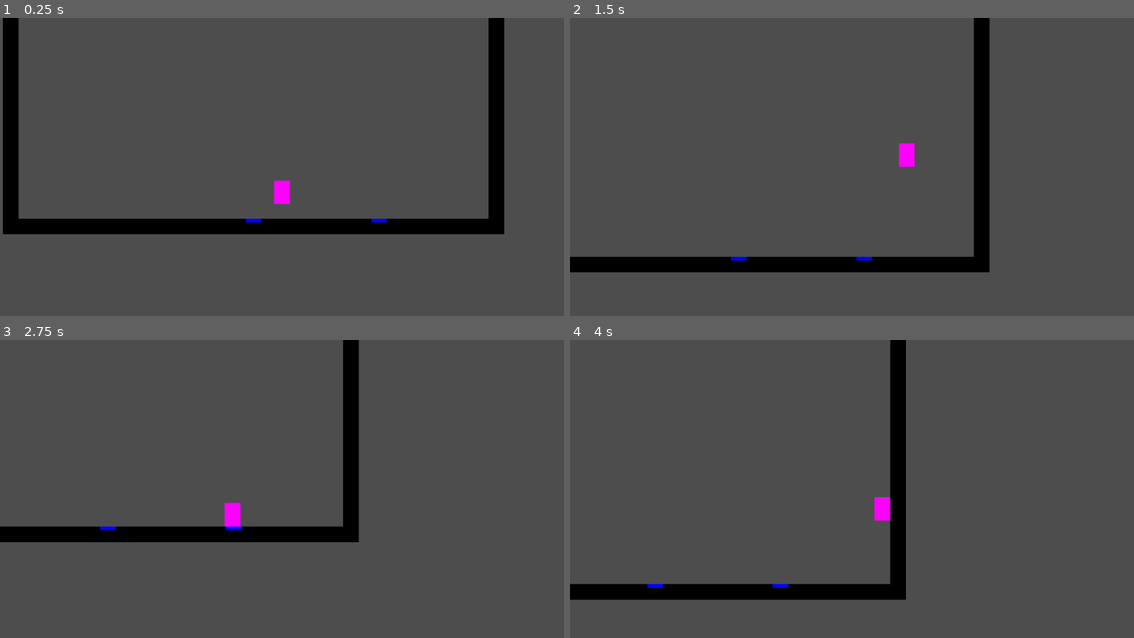
Above: before the commit, frames 1-4 (two rows, left to right).
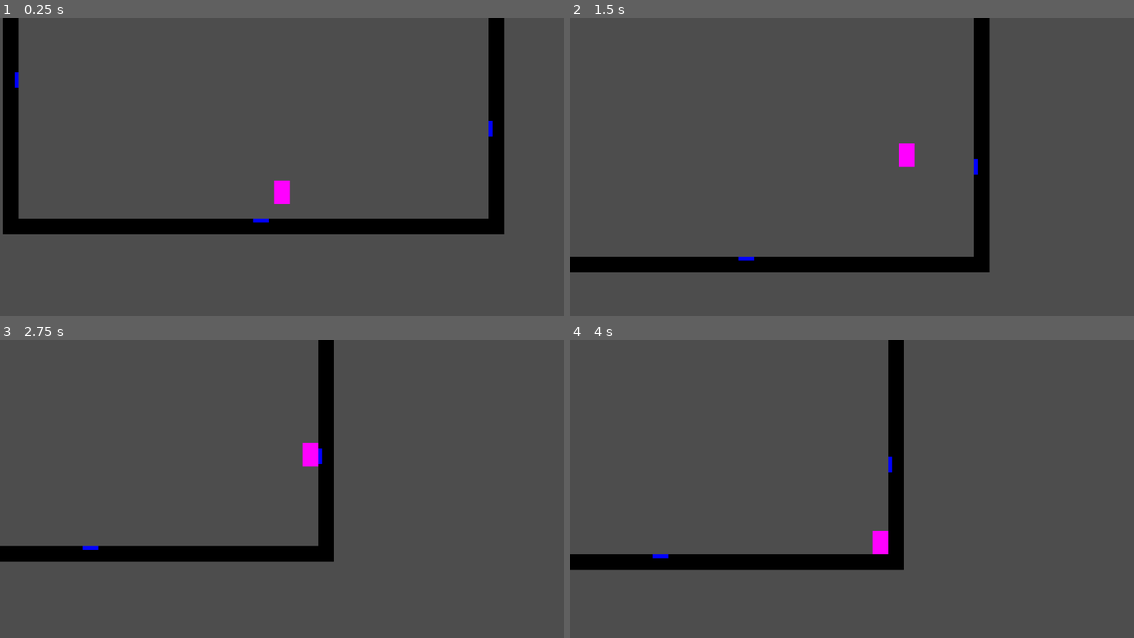
Above: after the commit, the same moments.

Repository: EdwardStanford7/MistbornGame
Game: Godot game, scene res://Levels/test_level.tscn
The game is run twice, just before and just after one commit, with the same random seed, the same clock (stepped at 60 frames per second) and the same inputs.
Inputs (mouse positions are in pixels of both pictures, inside the frame that each line leads up to):
- Up to frame 1 (0.25 s): no input
- Up to frame 2 (1.5 s): move the mouse to (976, 161) at 0.52 s; hold Shift (pull) 0.53-1.28 s; hold D (right) from 0.53 s (still down); tap Space (jump) at 0.77 s; tap Ctrl (push) at 0.8, 1.35 s; move the mouse to (739, 190) at 1.27 s
- Up to frame 3 (2.75 s): tap Space (jump) at 1.52 s; tap Shift (pull) at 1.55 s; move the mouse to (338, 429) at 2.02 s; release D (right) at 2.03 s; hold A (left) from 2.03 s (still down); hold Shift (pull) from 2.03 s (still down); tap Ctrl (push) at 2.3 s
- Up to frame 4 (4 s): move the mouse to (823, 560) at 2.77 s; release A (left) at 2.78 s; release Shift (pull) at 2.78 s; hold D (right) from 2.78 s (still down); tap Ctrl (push) at 2.85, 3.8 s; tap Space (jump) at 3.02, 3.77 s; tap Shift (pull) at 3.05 s; move the mouse to (1021, 545) at 3.52 s; hold Shift (pull) from 3.53 s (still down)

The runs differ from the first frame. In frame 1, 0.2% of the frame differs, in the area x 2-88%, y 18-69%; in frame 2, 0.1%; in frame 3, 10%, in the area x 0-64%, y 0-75%; in frame 4, 7.3%.

Commit message:
pulling and pushing kinda works

Diff:
--- a/Levels/test_level.tscn
+++ b/Levels/test_level.tscn
@@ -17,6 +17,12 @@
 [node name="Floor" parent="." instance=ExtResource("3_0ebi8")]
 position = Vector2(-256, 0)
 
+[node name="Floor3" parent="." instance=ExtResource("3_0ebi8")]
+position = Vector2(-256, -544)
+
+[node name="Floor4" parent="." instance=ExtResource("3_0ebi8")]
+position = Vector2(256, -544)
+
 [node name="Wall" parent="." instance=ExtResource("4_dx8b0")]
 position = Vector2(-496, -272)
 
@@ -27,7 +33,15 @@
 position = Vector2(256, 0)
 
 [node name="MetalPlate" parent="." instance=ExtResource("5_hik5q")]
-position = Vector2(0, -12)
+position = Vector2(15, -12)
+
+[node name="MetalPlate3" parent="." instance=ExtResource("5_hik5q")]
+position = Vector2(-75, -532)
 
 [node name="MetalPlate2" parent="." instance=ExtResource("5_hik5q")]
-position = Vector2(256, -12)
+position = Vector2(484, -200)
+rotation = 1.5708
+
+[node name="MetalPlate4" parent="." instance=ExtResource("5_hik5q")]
+position = Vector2(-484, -300)
+rotation = 1.5708
--- a/Prefabs/metal_plate.tscn
+++ b/Prefabs/metal_plate.tscn
@@ -1,4 +1,6 @@
-[gd_scene load_steps=3 format=3 uid="uid://soiho4lbqcva"]
+[gd_scene load_steps=4 format=3 uid="uid://soiho4lbqcva"]
+
+[ext_resource type="Script" path="res://Scripts/metal_plate.gd" id="1_us400"]
 
 [sub_resource type="RectangleShape2D" id="RectangleShape2D_p2fnx"]
 size = Vector2(32, 8)
@@ -7,6 +9,7 @@
 size = Vector2(32, 8)
 
 [node name="StaticBody2D2" type="StaticBody2D" groups=["Metal"]]
+script = ExtResource("1_us400")
 
 [node name="CollisionShape2D" type="CollisionShape2D" parent="."]
 shape = SubResource("RectangleShape2D_p2fnx")
--- a/Scripts/metal.gd
+++ /dev/null
@@ -1,3 +0,0 @@
-extends Node
-
-@export var mass: float
--- /dev/null
+++ b/Scripts/metal_plate.gd
@@ -0,0 +1,9 @@
+extends StaticBody2D
+
+var mass: float = INF
+
+func pull(player_position: Vector2, player_mass: float, pull_strength: float) -> Vector2:
+	return pull_strength * (position - player_position).normalized() #/ (position - player_position).length()
+
+func push(player_position: Vector2, player_mass: float, push_strength: float) -> Vector2:
+	return push_strength * (player_position - position).normalized() #/ (position - player_position).length()
--- a/Scripts/player.gd
+++ b/Scripts/player.gd
@@ -8,6 +8,7 @@
 
 # Get the gravity from the project settings to be synced with RigidBody nodes.
 var gravity = ProjectSettings.get_setting("physics/2d/default_gravity")
+var selected_metal
 
 func _physics_process(delta):
 	handle_gravity(delta)
@@ -37,30 +38,36 @@
 		velocity.x *= air_momentum * delta
 
 func handle_iron_steel_input(delta):
-	if Input.is_action_just_pressed("pull") && Input.is_action_just_pressed("push"):
+	var pulling = Input.is_action_pressed("pull")
+	var pushing = Input.is_action_pressed("push")
+
+	if pulling && pushing:
 		return
 
-	if Input.is_action_just_pressed("pull"):
-		print("pull")
-		var target: Object = get_target_metal()
-		if target:
-			print(target)
+	if !selected_metal:
+		var target = get_target_metal()
+		if !target:
+			return
+		else:
+			selected_metal = target
 
-	if Input.is_action_just_pressed("push"):
-		print("push")
-		var target: Object = get_target_metal()
-		if target:
-			print(target)
+	if pulling:
+		velocity += selected_metal.pull(position, mass, pull_push_strength)
+		return
+
+	if pushing:
+		velocity += selected_metal.push(position, mass, pull_push_strength)
+		return
+
+	selected_metal = null
 
 func get_target_metal() -> Object:
-	var target_group: Array = get_tree().get_nodes_in_group("Metal");
-	if target_group.is_empty():
-		return null
-	var distance_away = get_viewport().get_mouse_position().distance_to(target_group[0].get_global_transform_with_canvas().origin)
-	var return_node = target_group[0]
-	for index in target_group.size():
-		var distance = get_viewport().get_mouse_position().distance_to(target_group[index].get_global_transform_with_canvas().origin)
-		if (distance < distance_away):
+	var distance_away = INF
+	var return_node = null
+
+	for object in get_tree().get_nodes_in_group("Metal"):
+		var distance = get_viewport().get_mouse_position().distance_to(object.get_global_transform_with_canvas().origin)
+		if distance < distance_away && distance < 50:
 			distance_away = distance
-			return_node = target_group[index];
+			return_node = object;
 	return return_node
